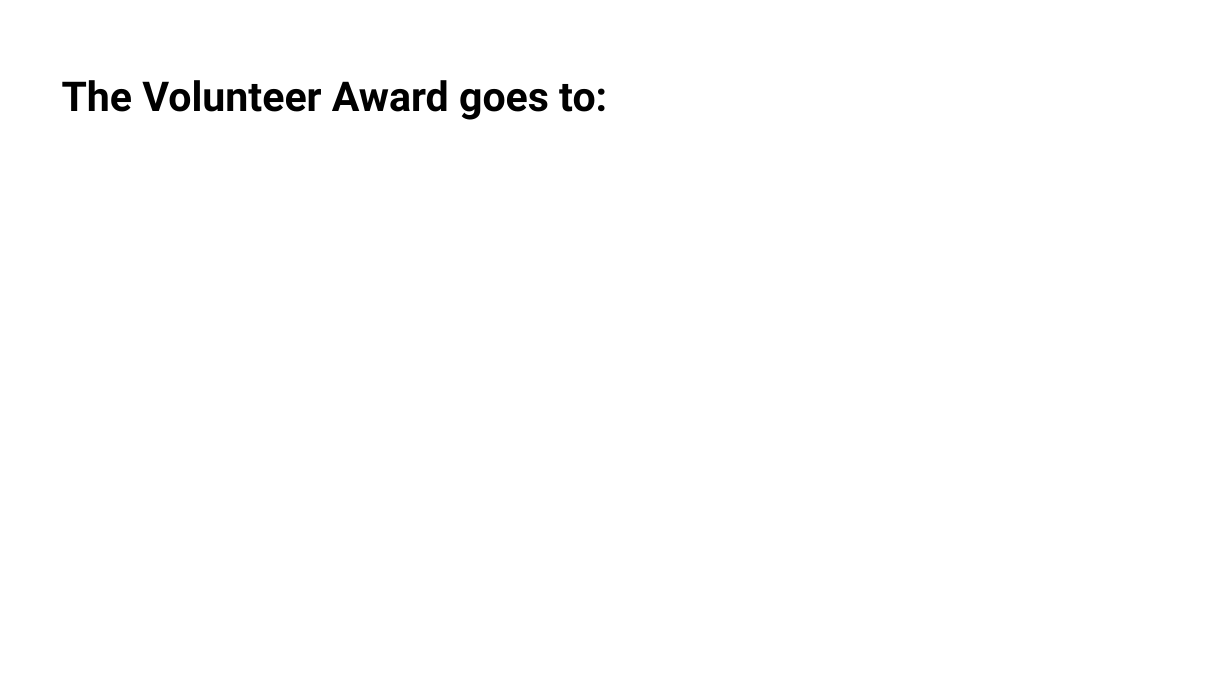
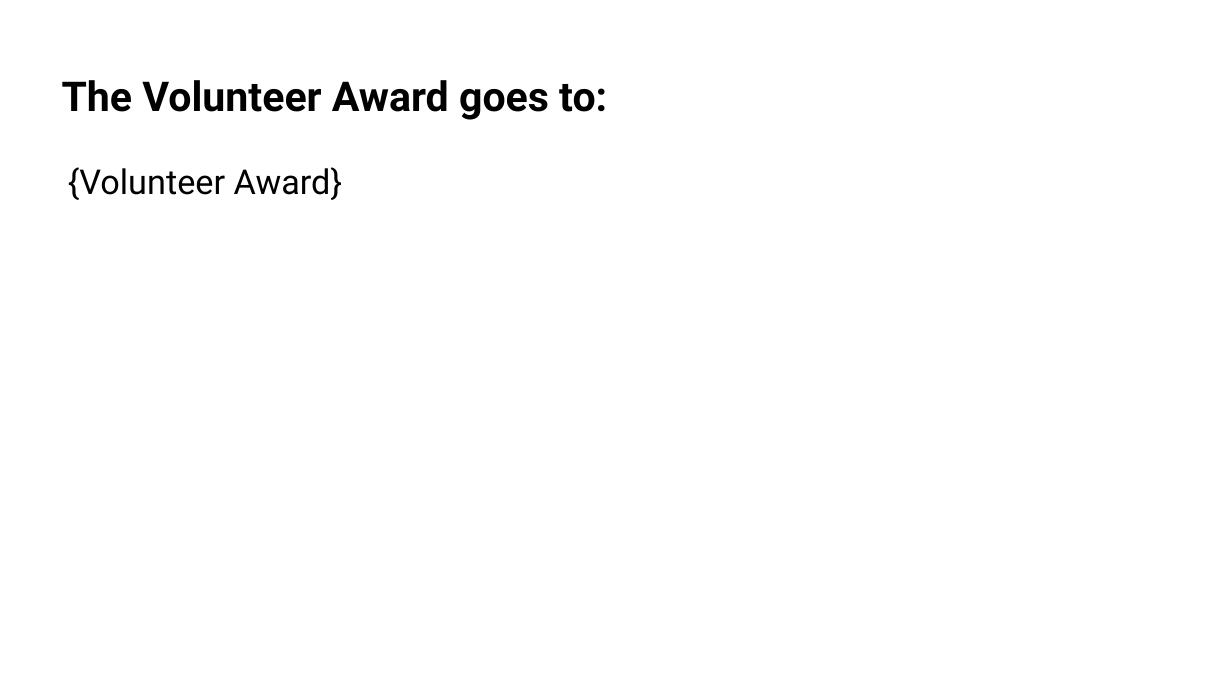
Before and after one commit to bpmerkel/FLLSlides, a slide deck: slide 9 of Api/Templates/Awards Ceremony.pptx. Drawn at 1232x693 pixels with LibreOffice and Linux fonts; fonts in the diff are those of the drawing; background and template pictures are left out. Boxes give left, top, right and bottom in pixels: in the first picture for what was removed or moved away, otherwise in the second. Text is boxed around its words. In the diff, an @@ line names an element or a change of style, - is before the commit and + after.

```diff
--- a/Api/Templates/Awards Ceremony.pptx
+++ b/Api/Templates/Awards Ceremony.pptx
@@ text added at (68,167,342,200), 20 pt, text #000000 @@
+{Volunteer Award}
```
Also in this commit, not shown: 12 other slides changed, 4 other files.
